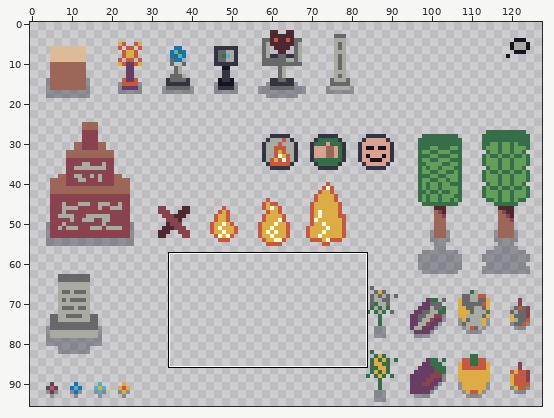
Edited in one commit: sprite sheet (Assets/#ShrineOfTheGods/Art/Environment_SpriteSheet.png). Above: a wide view before the commit, with the close-up outlined.
Close-up. As it was:
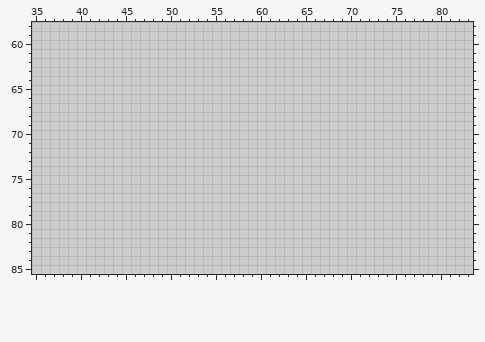
The file is 128x96 pixels. Shown: x 35..83, y 58..85.
New version:
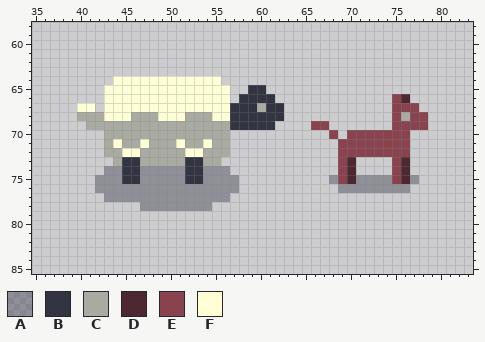
Palette (. is transparent): A #32344166  B #323441  C #a9aba3  D #4d2831  E #88434f  F #fefed7
Diff:
There is now colour A in row 74 at x 43 to 44, 47 to 51 and 54 to 56; in row 75 at x 42 to 44, 47 to 51, 54 to 57, 68, 71 to 74 and 77; in row 76 at x 42 to 57 and 69 to 76; in row 77 at x 43 to 56; in row 78 at x 47 to 54.
There is now colour B in row 65 at x 59 to 60; in row 66 at x 58 to 61; in row 67 at x 57 to 59 and 61 to 62; in row 68 at x 57 to 62; in row 69 at x 57 to 61; in rows 73 to 75 at x 45 to 46 and 52 to 53.
There is now colour C in row 67 at x 60; in row 68 at x 40 to 42, 46 to 48, 52 to 54 and 76; in row 69 at x 41 to 56; in row 70 at x 43 to 56; in row 71 at x 43, 45 to 46, 48 to 50, 52 to 53 and 55 to 56; in row 72 at x 43 to 44, 47 to 51 and 54 to 56.
There is now colour C in row 73 at x 44, 47 to 51 and 54 to 55.
There is now colour D in row 66 at x 76; in rows 73 to 75 at x 70 and 76.
There is now colour E in row 66 at x 75; in row 67 at x 75 to 77; in row 68 at x 75 and 77 to 78; in row 69 at x 66 to 67 and 75 to 78; in row 70 at x 68 and 70 to 76; in rows 71 to 72 at x 69 to 76.
There is now colour E in rows 73 to 75 at x 69 and 75.
There is now colour F in row 64 at x 44 to 55; in rows 65 to 66 at x 43 to 56; in row 67 at x 40 to 41 and 43 to 56; in row 68 at x 43 to 45, 49 to 51 and 55 to 56; in row 71 at x 44, 47, 51 and 54; in row 72 at x 45 to 46 and 52 to 53.
Pixel boxes of the changes (left, top, right, bottom) in both close-ups:
added: (77, 76, 428, 211)
